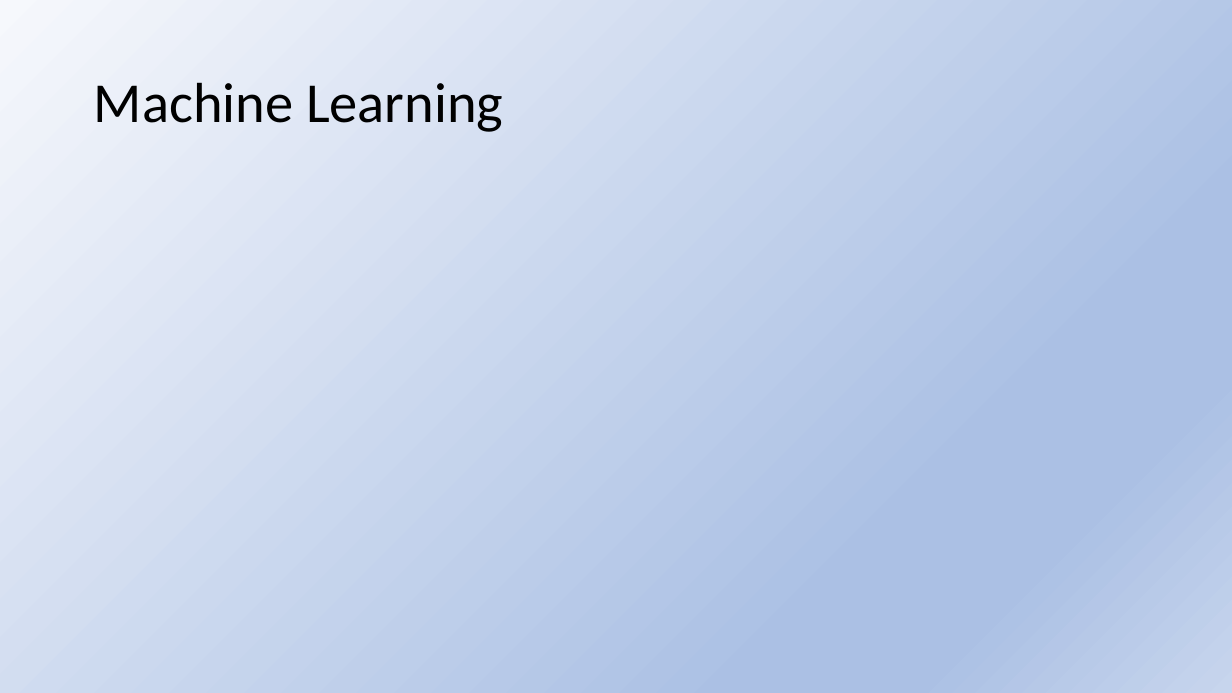
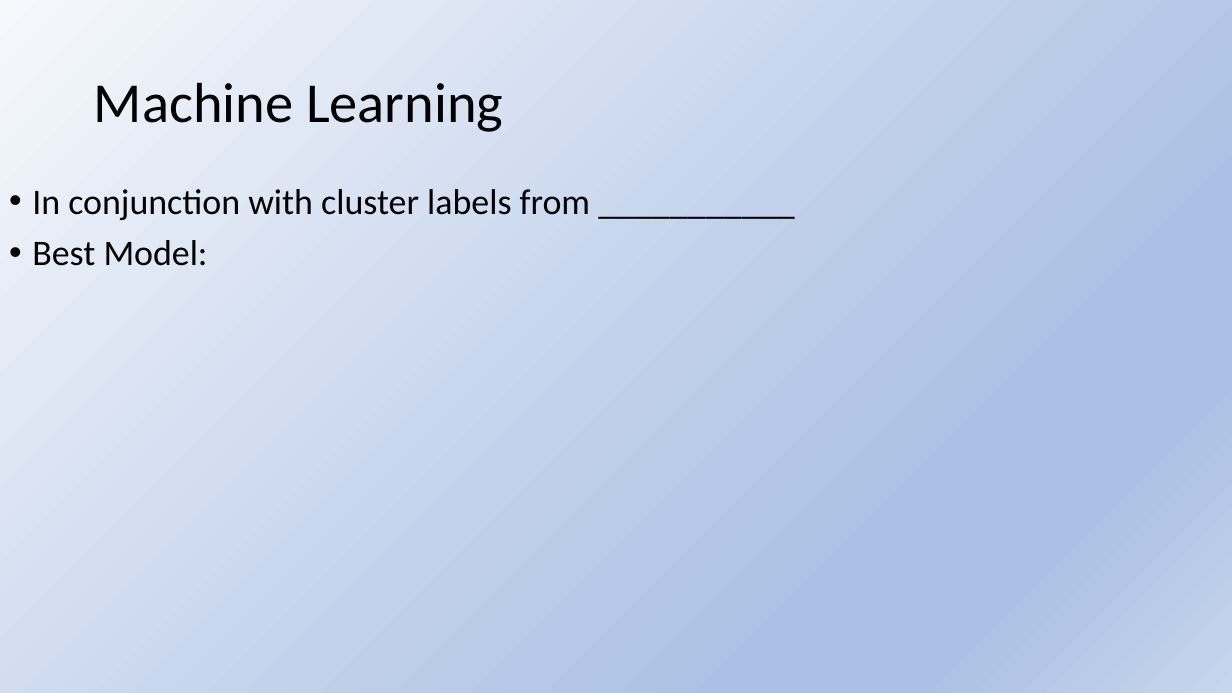
Before and after one commit to lilfetz22/Health_Scores_CAP2, a slide deck: slide 9 of Presentation_Health_Scores_CAP2.pptx. Drawn at 1232x693 pixels with LibreOffice and Linux fonts; fonts in the diff are those of the drawing. Boxes give left, top, right and bottom in pixels: in the first picture for what was removed or moved away, otherwise in the second. Text is boxed around its words. In the diff, an @@ line names an element or a change of style, - is before the commit and + after.

```diff
--- a/Presentation_Health_Scores_CAP2.pptx
+++ b/Presentation_Health_Scores_CAP2.pptx
@@ text added at bbox=[32, 189, 590, 266], 28 pt, text #000000 @@
+• In conjunction with cluster labels from ___________
+• Best Model:
```
Also in this commit, not shown: 3 other slides changed, 6 other files.
